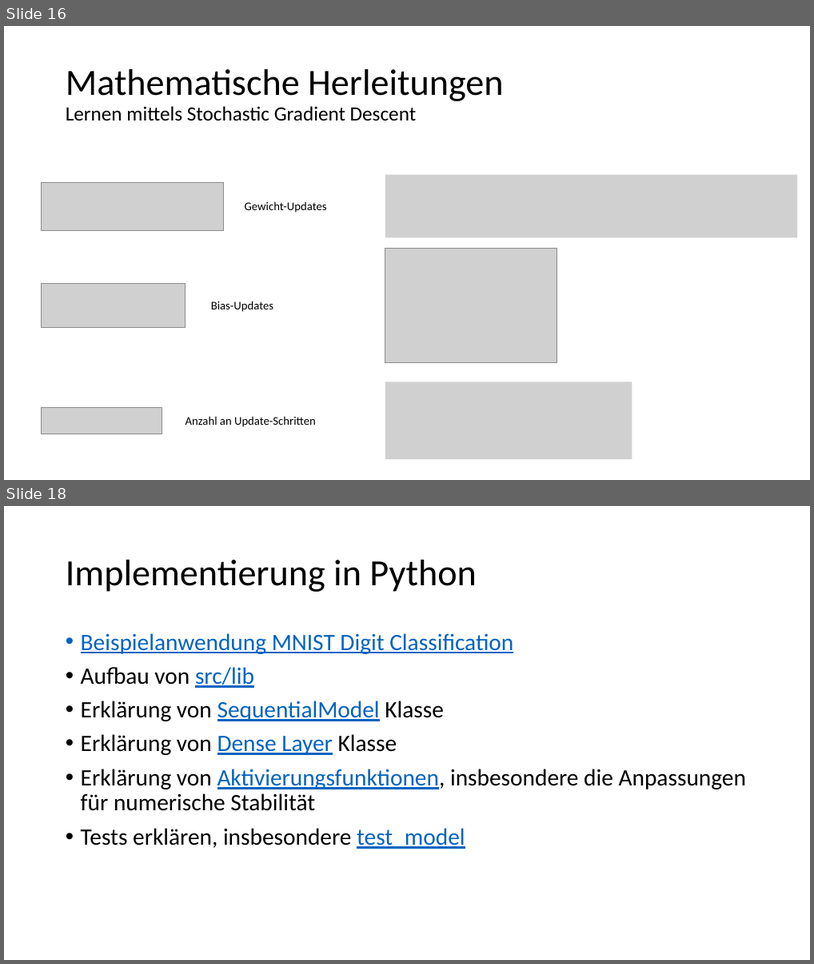
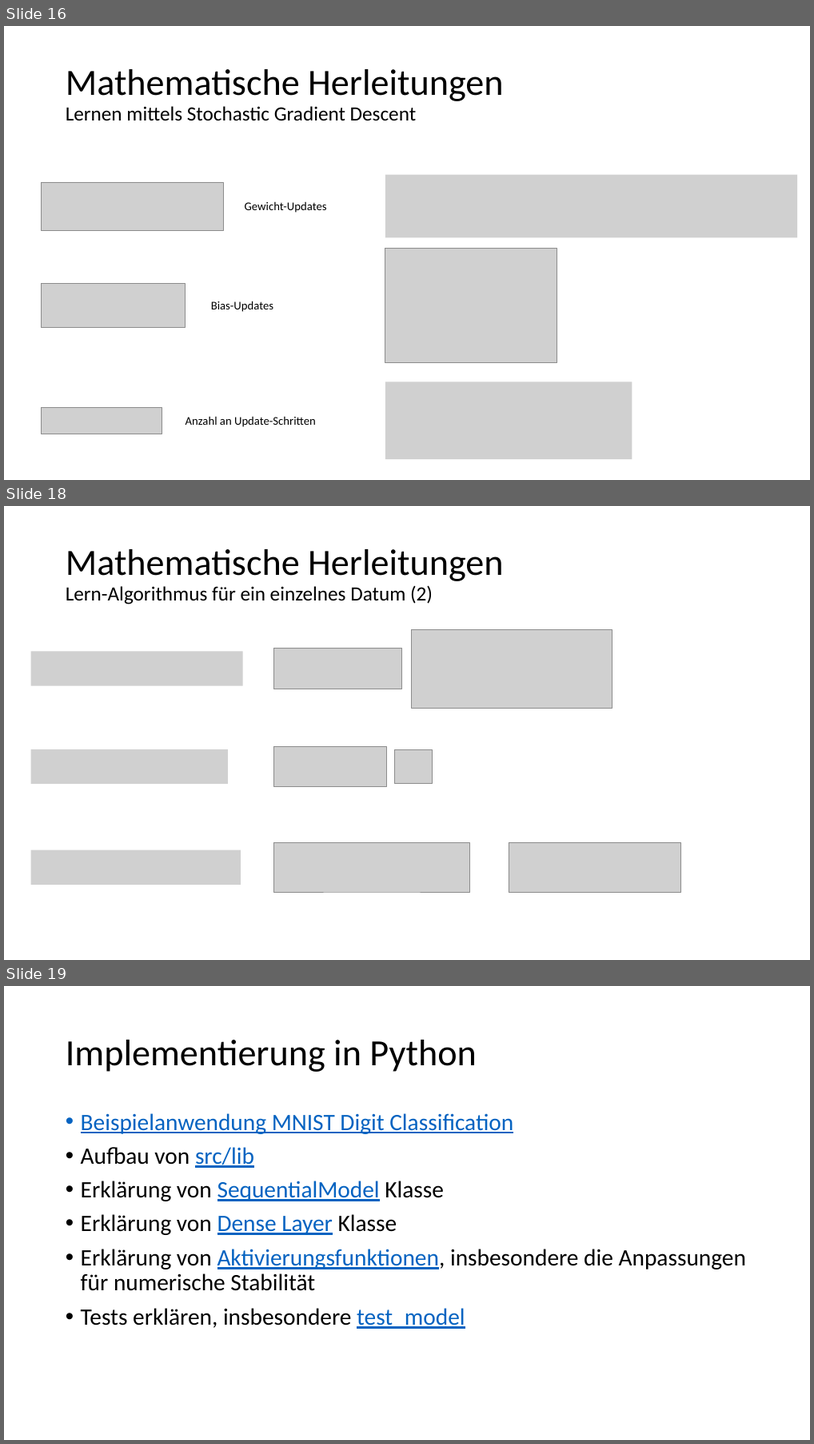
Before and after one commit to kevinsuedmersen/neural_networks_from_scratch, a slide deck: theory/submission/result_presentation.pptx. Shown one above the other, each under a label of ours: slides 16 and 18 before the commit, slides 16, 18 and 19 after it; the slides between them are not shown. The pictures are 814x964 and 814x1444 pixels, drawn with LibreOffice and Linux fonts; fonts in the diff are those of the drawing; grey boxes stand for pictures. Boxes give left, top, right and bottom in pixels: in the first picture for what was removed or moved away, otherwise in the second. Text is boxed around its words. In the diff, an @@ line names an element or a change of style, - is before the commit and + after.

Commit message:
Explained learning algorithm

```diff
--- a/theory/submission/result_presentation.pptx
+++ b/theory/submission/result_presentation.pptx
@@ slide 18 added at <box>4,506,810,960</box>, background #FFFFFF @@
@@ title added at <box>66,549,503,604</box>, 24 pt, text #000000 @@
+Mathematische Herleitungen
+Lern-Algorithmus für ein einzelnes Datum (2)
@@ picture added at <box>274,648,402,688</box> @@
@@ picture added at <box>412,629,613,708</box> @@
@@ picture added at <box>31,651,243,686</box> @@
@@ picture added at <box>31,749,229,784</box> @@
@@ picture added at <box>274,747,387,786</box> @@
@@ picture added at <box>394,749,432,783</box> @@
@@ picture added at <box>31,850,241,884</box> @@
@@ picture added at <box>274,842,470,892</box> @@
@@ picture added at <box>509,842,682,892</box> @@
@@ what was slide 18 is now slide 19 @@
```
Also in this commit, not shown: 1 slide changed.
